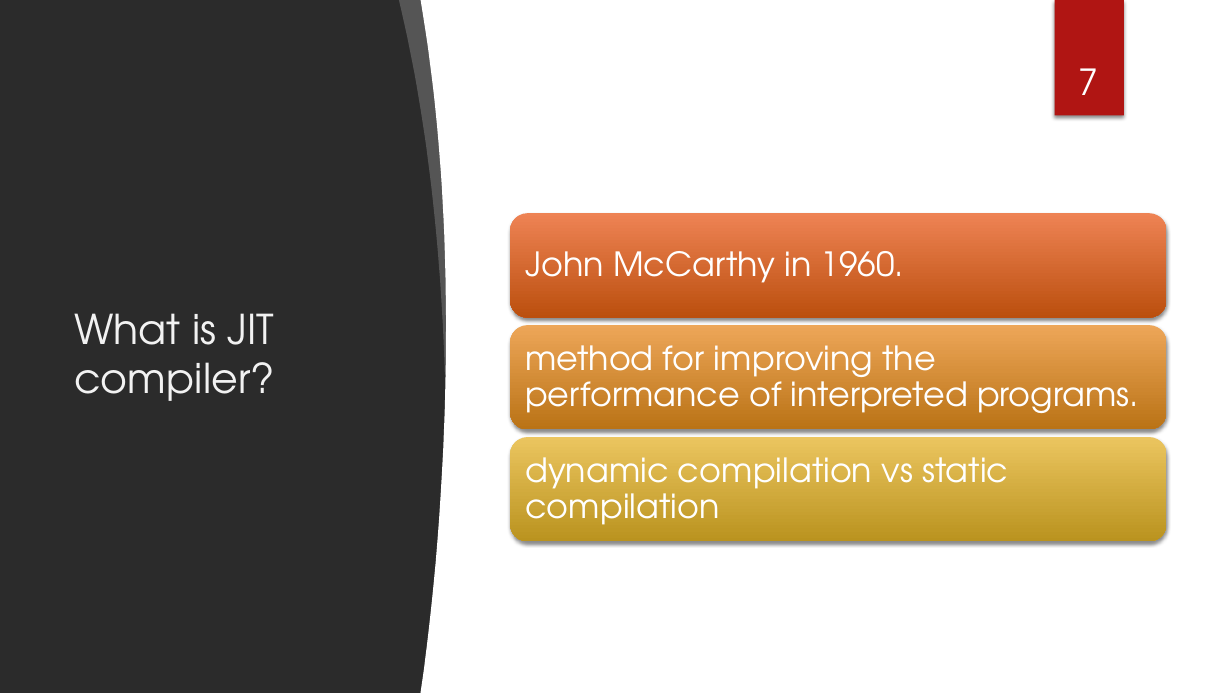
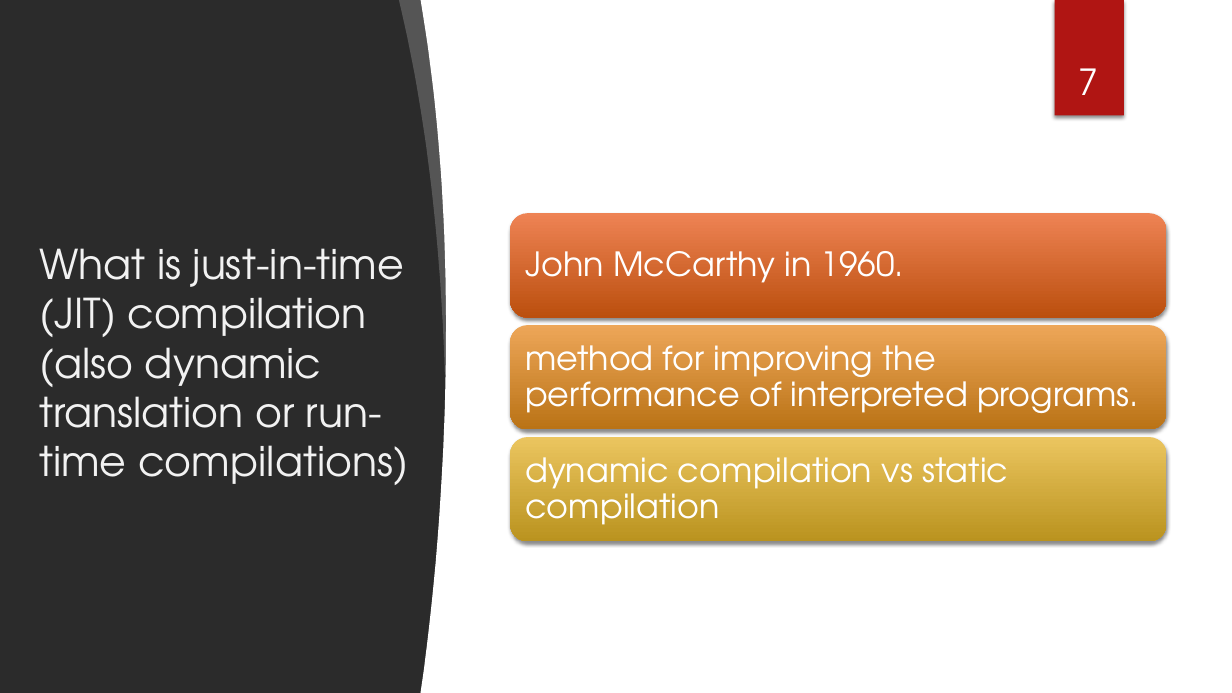
Before and after one commit to sebivenlo/esd-2024-jit-compiler, a slide deck: slide 7 of documents/presentation/presentation jit compiler.pptx. Drawn at 1232x693 pixels with LibreOffice and Linux fonts; fonts in the diff are those of the drawing; background and template pictures are left out; a plain dark background stands for a picture behind light text. Boxes give left, top, right and bottom in pixels: in the first picture for what was removed or moved away, otherwise in the second. Text is boxed around its words. In the diff, an @@ line names an element or a change of style, - is before the commit and + after.

```diff
--- a/documents/presentation/presentation jit compiler.pptx
+++ b/documents/presentation/presentation jit compiler.pptx
@@ title at (39, 248, 408, 485): text changed @@
-What is JIT compiler?
+What is just-in-time (JIT) compilation (also dynamic translation or run-time compilations)
```
Also in this commit, not shown: 1 other slide changed, 1 other file.
